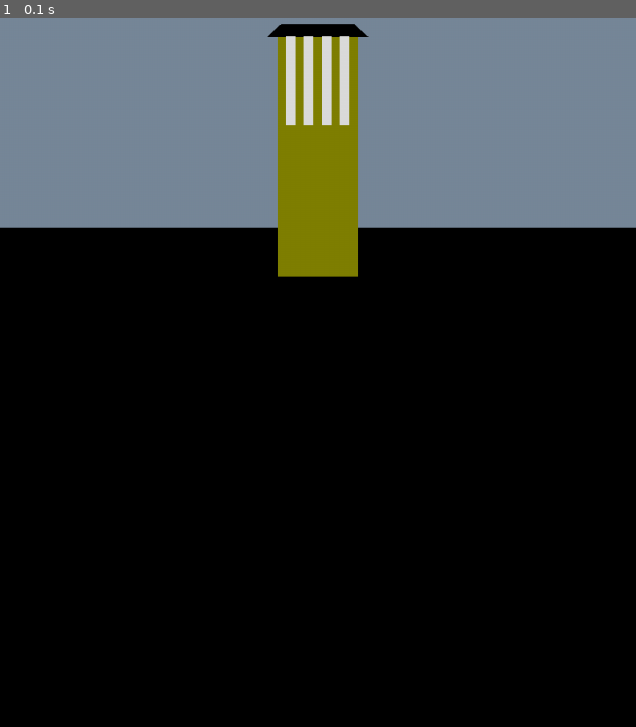
Above: before the commit, frame 1.
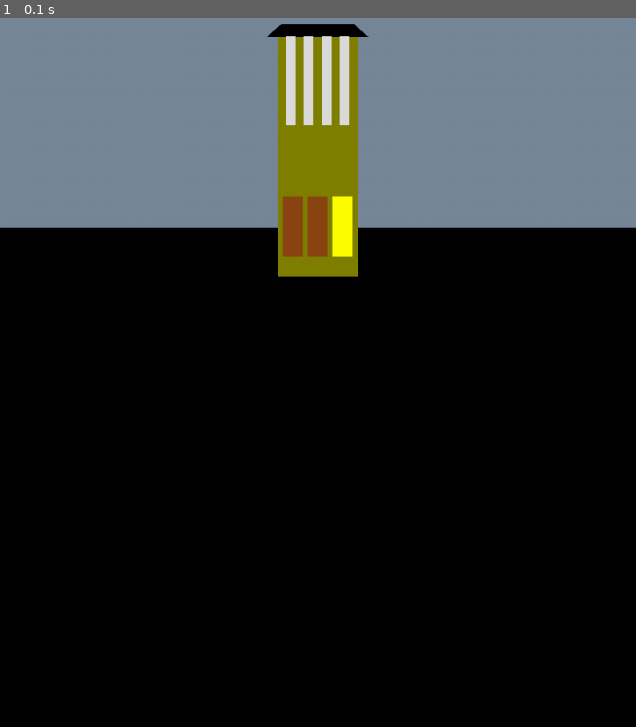
Above: after the commit, the same moment.

Repository: bibil2002/picture_pygame
Game: pygame game, started from picture.py
Same seed, same stepped clock (60 frames per second), same inputs: the game is played once before the commit and once after it.
Inputs:
- Up to frame 1 (0.1 s): no input

The runs differ from the first frame. In frame 1, 0.8% of the frame differs, in the area x 44-56%, y 25-34%.

Commit message:
"Нижние_окна"

Diff:
--- a/picture.py
+++ b/picture.py
@@ -38,8 +38,20 @@
         for i in range(4):
             x = x_home - width_home/2 + i * glass_width + (i + 1) * proem_width
             rect(screen, light_gray, (x, y_home - height_home, glass_width, height_home/2.7))
+        # 3 нижних окна
+        glass_width = width_home/4
+
+        proem_width = width_home/16
+
+        rect(screen, brown,
+             (x_home - width_home / 2 + proem_width, y_home - height_home / 3, glass_width, height_home / 4))
+        rect(screen, brown,
+             (x_home - width_home / 2 + 2 * proem_width + glass_width, y_home - height_home / 3, glass_width, height_home / 4))
+        rect(screen, yellow,
+             (x_home - width_home / 2 + 3 * proem_width + 2 * glass_width, y_home - height_home / 3, glass_width, height_home / 4))
 
     home(794/2,1123/2,100,300) # тест
+
 
 
 
